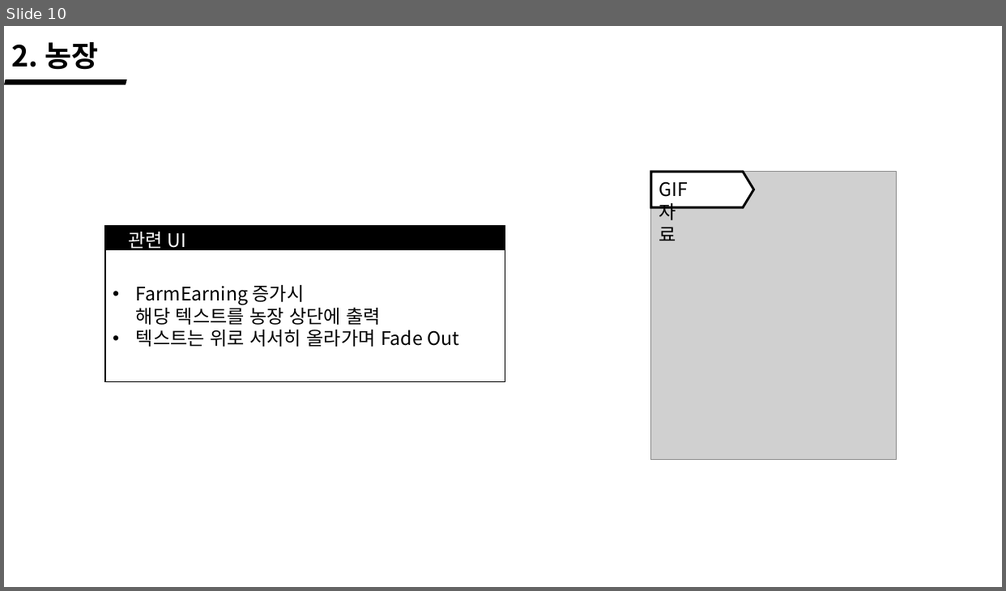
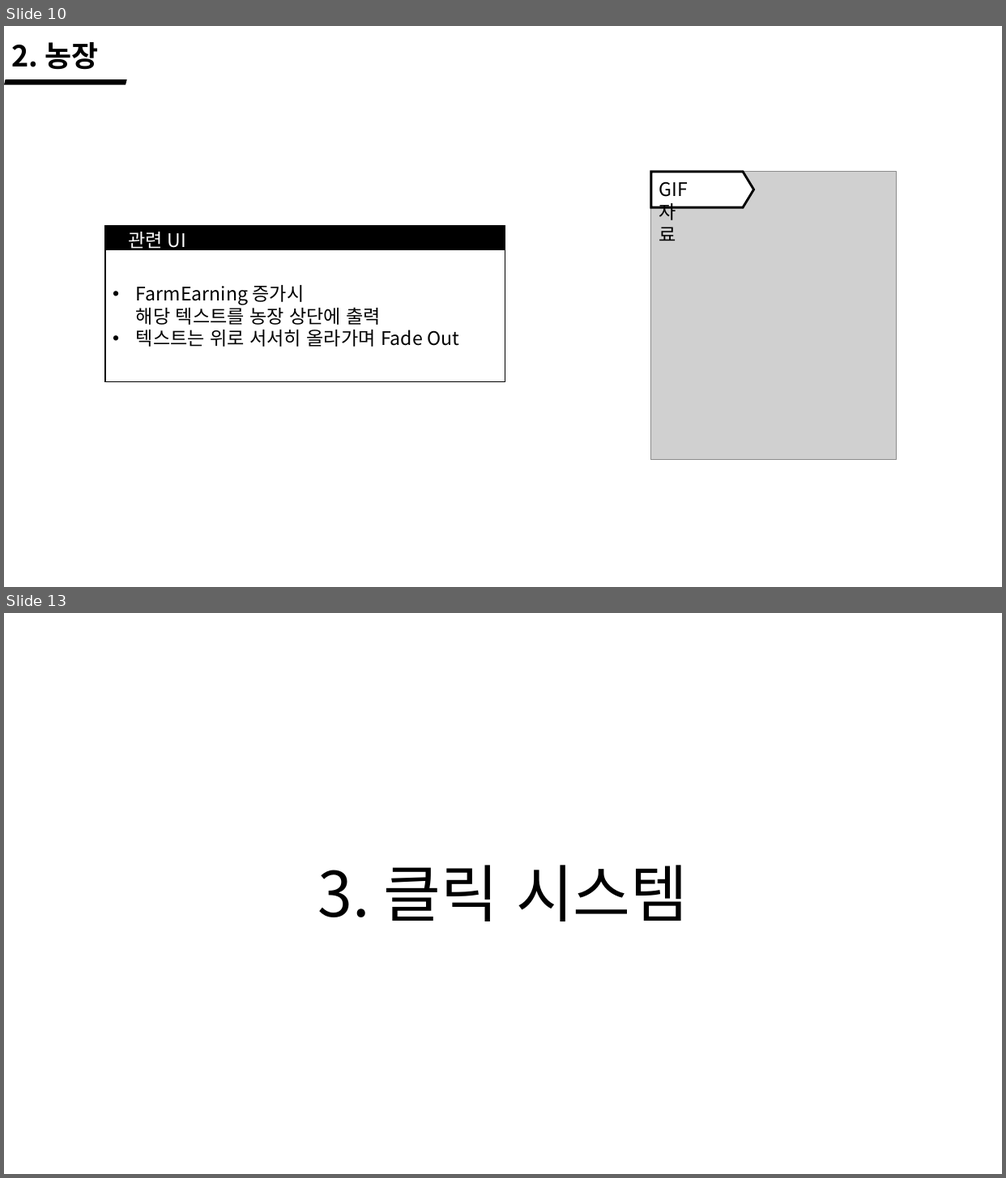
Before and after one commit to wlrud753/CarryCarrot, a slide deck: 기획서/당근키우기 시스템.pptx. Shown one above the other, each under a label of ours: slide 10 before the commit, slides 10 and 13 after it; the slides between them are not shown. The pictures are 1006x591 and 1006x1178 pixels, drawn with LibreOffice and Linux fonts; fonts in the diff are those of the drawing; grey boxes stand for pictures. Boxes give left, top, right and bottom in pixels: in the first picture for what was removed or moved away, otherwise in the second. Text is boxed around its words. In the diff, an @@ line names an element or a change of style, - is before the commit and + after.

```diff
--- a/기획서/당근키우기 시스템.pptx
+++ b/기획서/당근키우기 시스템.pptx
@@ slide 13 added at (4,613,1002,1174), background #FFFFFF @@
@@ title added at (317,865,688,922), 60 pt, text #000000 @@
+3. 클릭 시스템
```
Also in this commit, not shown: 6 slides changed, 5 other slides added, 1 other file.
